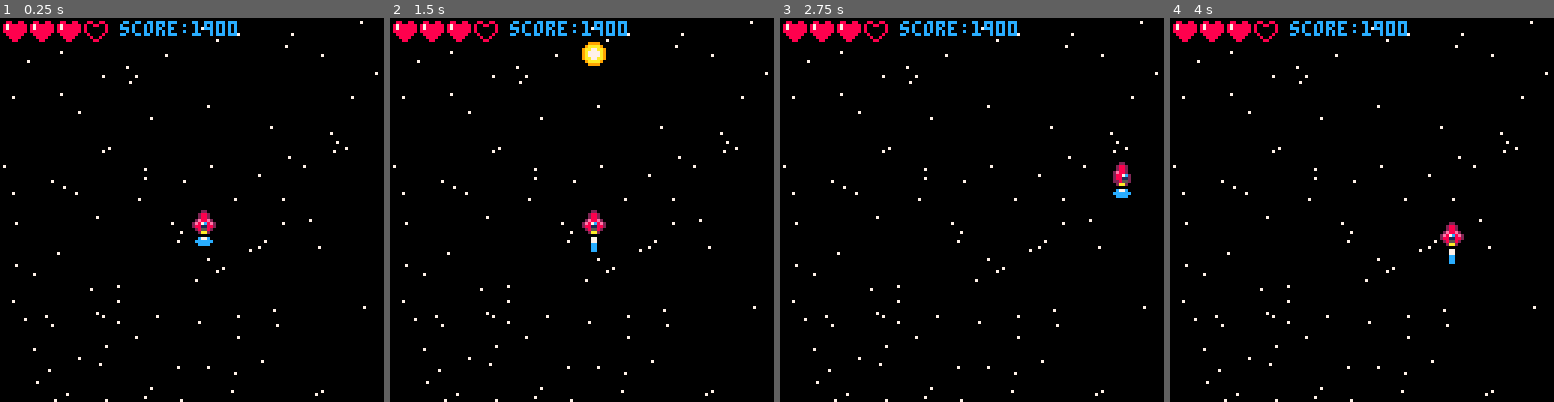
Above: before the commit, frames 1-4 (left to right).
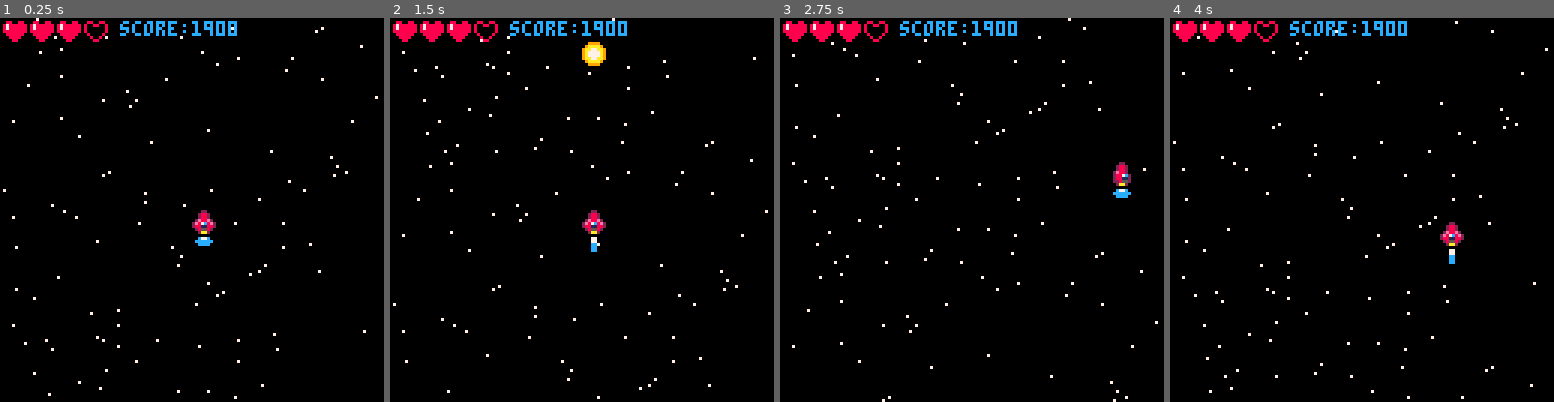
Above: after the commit, the same moments.

Repository: alexlazarovski/pico-8-shmup-tutorial
Game: PICO-8 cartridge shmup.p8
Same seed, same stepped clock (60 frames per second), same inputs: the game is played once before the commit and once after it.
Inputs:
- Up to frame 1 (0.25 s): no input
- Up to frame 2 (1.5 s): tap X (X key) at 0.33, 1.07 s
- Up to frame 3 (2.75 s): hold Right 1.6-2.1 s; tap X (X key) at 1.85 s; hold Up 2.15-2.42 s; hold Right from 2.47 s (still down)
- Up to frame 4 (4 s): tap X (X key) at 2.97 s; release Right at 3.03 s; hold Left 3.08-3.58 s; hold Down 3.63-3.97 s

The runs differ from the first frame. In frame 1, 1.2% of the frame differs, in the area x 0-99%, y 0-100%; in frame 2, 1.2%; in frame 3, 1.2%; in frame 4, 1.2%.

Commit message:
added moveable background

Diff:
--- a/shmup.p8
+++ b/shmup.p8
@@ -59,6 +59,14 @@
 	 bulx=shipx
 	 sfx(0)
 	 muzzle=6
+	end
+
+	--animate background
+	for i=1,100 do
+	 stary[i] = stary[i]+1
+	 if stary[i]>128 then
+	  stary[i]=0
+	 end
 	end
 
 	--moving the ship
